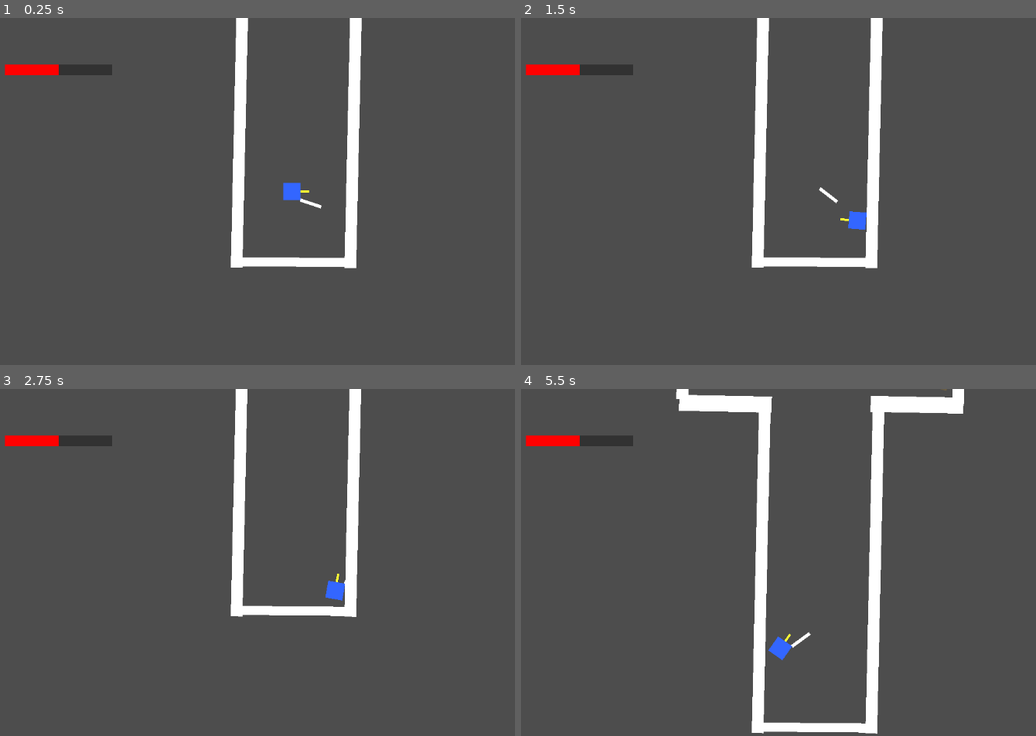
Above: before the commit, frames 1-4 (two rows, left to right).
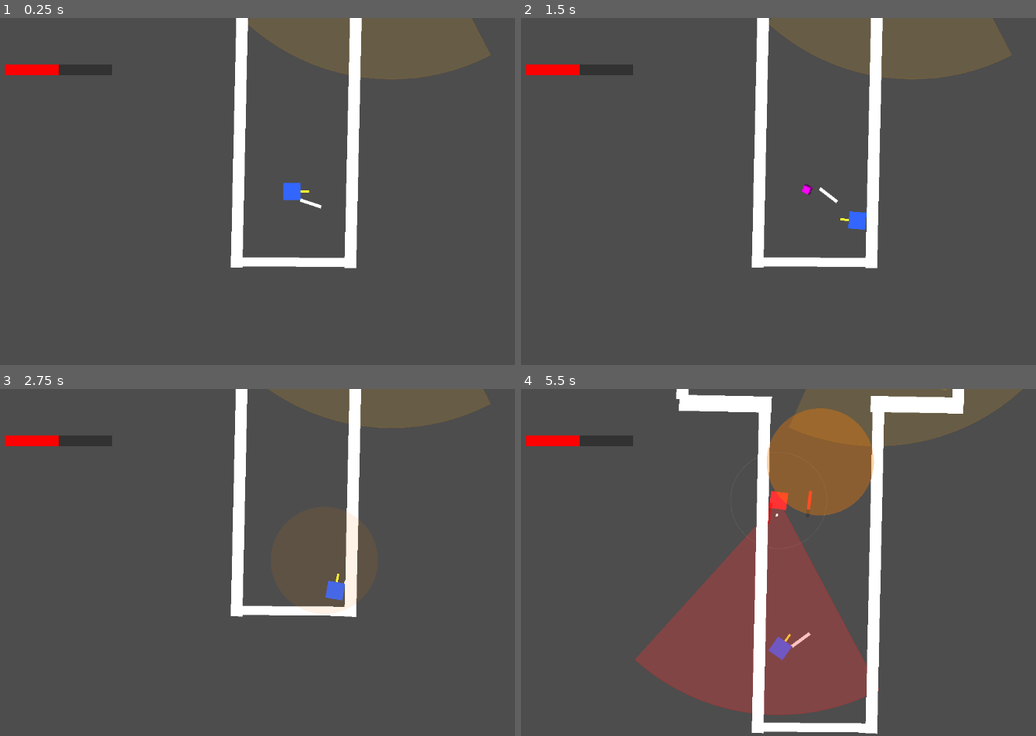
Above: after the commit, the same moments.

Repository: chimoochi/flash-fire
Game: Godot game, scene res://workspace.tscn
The game is run twice, just before and just after one commit, with the same random seed, the same clock (stepped at 60 frames per second) and the same inputs.
Inputs (mouse positions are in pixels of both pictures, inside the frame that each line leads up to):
- Up to frame 1 (0.25 s): no input
- Up to frame 2 (1.5 s): tap Enter at 0.5 s; move the mouse to (948, 174) at 0.52 s; hold D (MoveRight) 0.53-1.28 s; tap Shift (Dash) at 0.6 s; move the mouse to (690, 208) at 1.27 s; hold S (MoveDown) from 1.28 s (still down); tap Space (shoot) at 1.35 s
- Up to frame 3 (2.75 s): move the mouse to (355, 486) at 2.02 s; release S (MoveDown) at 2.03 s; hold D (MoveRight) from 2.03 s (still down); tap Shift (Dash) at 2.1 s
- Up to frame 4 (5.5 s): move the mouse to (783, 631) at 2.77 s; release D (MoveRight) at 2.78 s; hold W (MoveUp) 2.78-3.53 s; tap Space (shoot) at 2.85, 4.35 s; move the mouse to (999, 614) at 3.52 s; hold A (MoveLeft) 3.53-5.03 s; tap Shift (Dash) at 3.6, 5.1 s; move the mouse to (629, 510) at 4.27 s; move the mouse to (845, 562) at 5.02 s; hold S (MoveDown) from 5.03 s (still down)

The runs differ from the first frame. In frame 1, 5.9% of the frame differs, in the area x 48-96%, y 0-18%; in frame 2, 5.9%; in frame 3, 4.1%; in frame 4, 23%, in the area x 22-98%, y 0-94%.

Commit message:
fix origin knockback of explosion

Diff:
--- a/GodotGame/player/player.gd
+++ b/GodotGame/player/player.gd
@@ -34,7 +34,7 @@
 
 
 	"can_shoot": false,
-	"can_throw": false,
+	"can_throw": true,
 
 
 	"is_dashing": false,
--- a/GodotGame/scripts/utils/ThrowableService.gd
+++ b/GodotGame/scripts/utils/ThrowableService.gd
@@ -90,7 +90,7 @@
 
 			if push_force > 0:
 				if source_node and source_node is Node2D and collider is Node2D:
-					KnockbackService.apply_knockback(source_node, collider, push_force)
+					KnockbackService.apply_knockback(explosion, collider, push_force)
 				elif collider.has_method("push"):
 					var direction = (collider.global_position - position).normalized()
 					if direction == Vector2.ZERO:
--- a/GodotGame/workspace.tscn
+++ b/GodotGame/workspace.tscn
@@ -12,6 +12,22 @@
 [node name="Enemy bad" parent="." instance=ExtResource("3_enemy")]
 position = Vector2(-14.999985, -472)
 rotation = 5.962261
+
+[node name="Enemy bad3" parent="." instance=ExtResource("3_enemy")]
+position = Vector2(306, -471)
+rotation = 7.986667
+
+[node name="Enemy bad4" parent="." instance=ExtResource("3_enemy")]
+position = Vector2(239.00003, -654.99994)
+rotation = 7.66512
+
+[node name="Enemy bad5" parent="." instance=ExtResource("3_enemy")]
+position = Vector2(282, -877)
+rotation = 8.48952
+
+[node name="Enemy bad6" parent="." instance=ExtResource("3_enemy")]
+position = Vector2(20, -884)
+rotation = 11.219576
 
 [node name="Enemy bad2" parent="." instance=ExtResource("3_enemy")]
 position = Vector2(-14.000008, -771)
